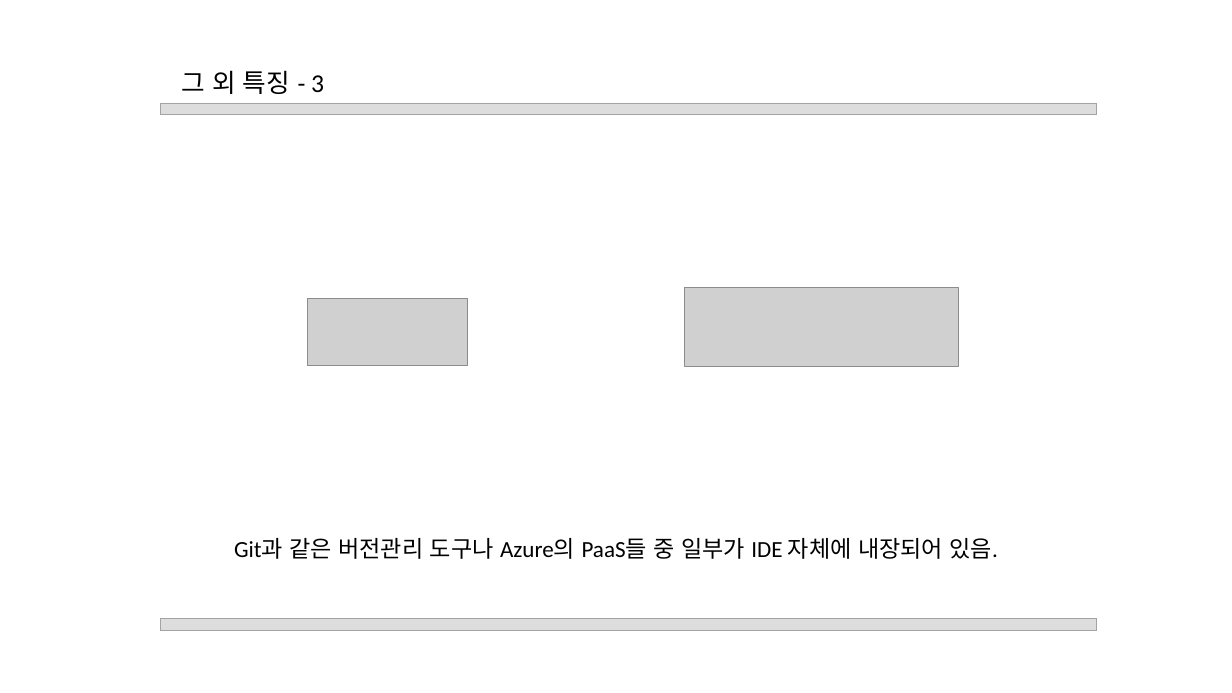
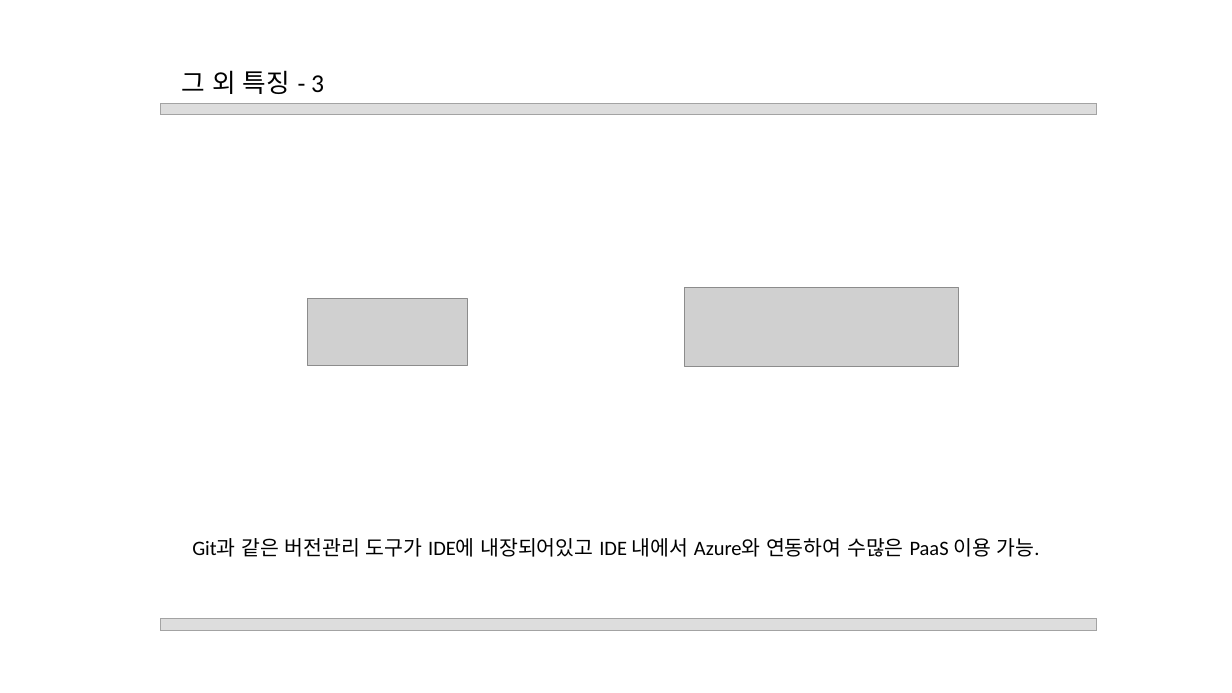
Before and after one commit to Mikusnuz/MyPractice, a slide deck: slide 12 of Study/7. Visual Studio(2017).pptx (slide 13 before the commit). Drawn at 1232x693 pixels with LibreOffice and Linux fonts; fonts in the diff are those of the drawing; grey boxes stand for pictures. Boxes give left, top, right and bottom in pixels: in the first picture for what was removed or moved away, otherwise in the second. Text is boxed around its words. In the diff, an @@ line names an element or a change of style, - is before the commit and + after.

```diff
--- a/Study/7. Visual Studio(2017).pptx
+++ b/Study/7. Visual Studio(2017).pptx
@@ text at bbox=[192, 538, 1040, 557]: text changed; size 18 to 16 pt @@
-Git과 같은 버전관리 도구나 Azure의 PaaS들 중 일부가 IDE 자체에 내장되어 있음.
+Git과 같은 버전관리 도구가 IDE에 내장되어있고 IDE 내에서 Azure와 연동하여 수많은 PaaS 이용 가능.
```
Also in this commit, not shown: 3 other slides changed, 1 slide removed, 2 other files.
